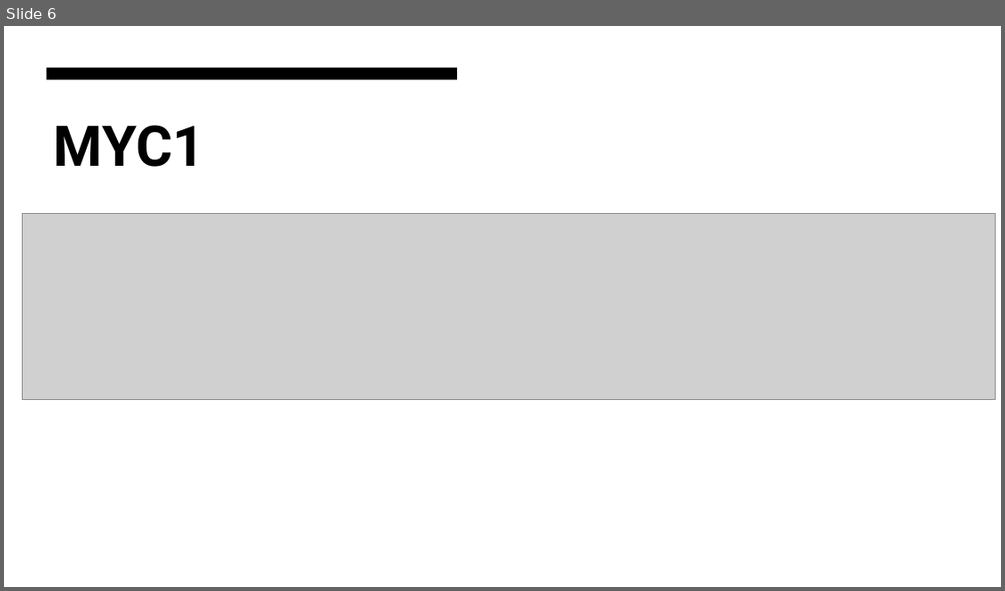
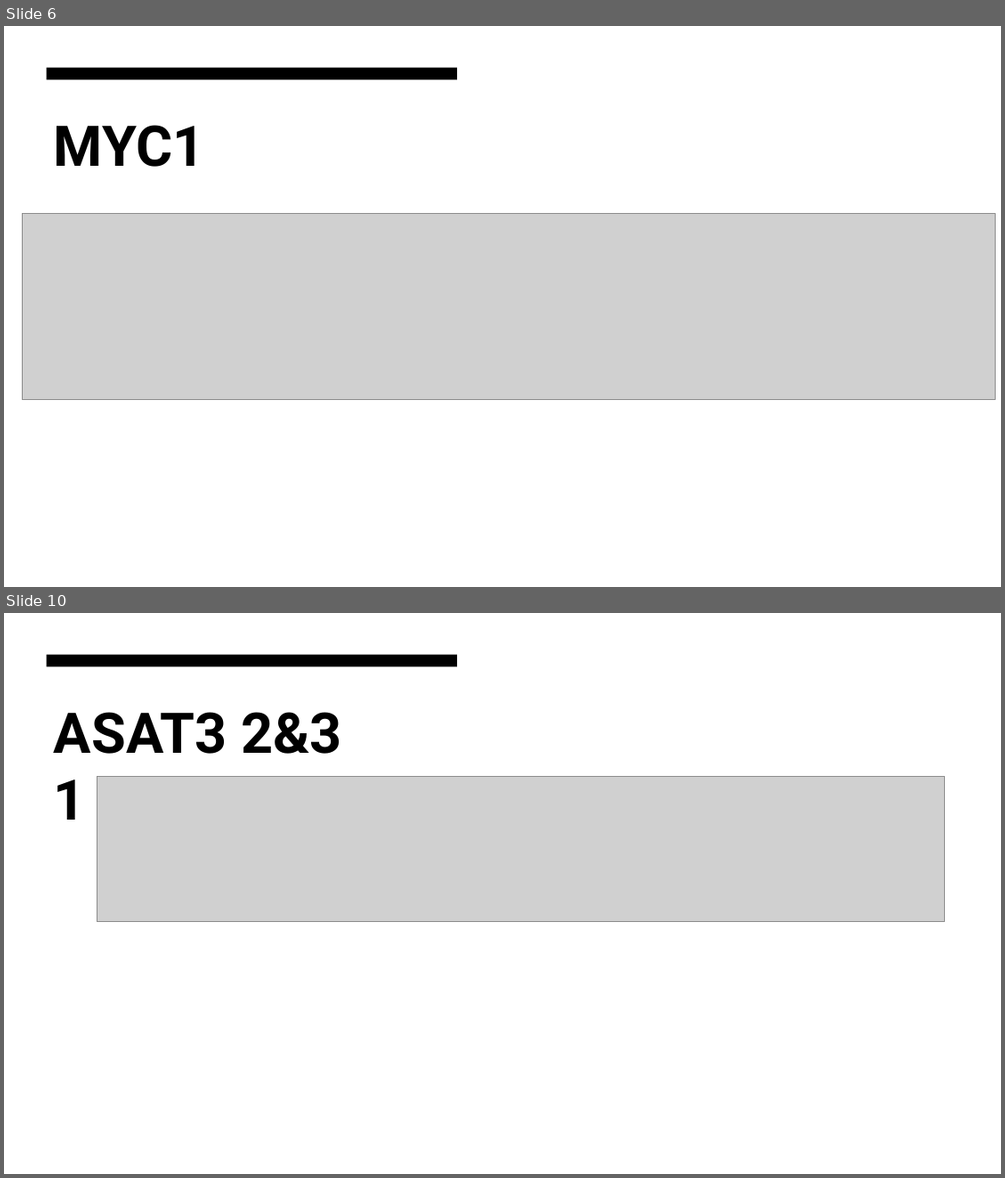
Before and after one commit to gsierrar/primer_design, a slide deck: Primer design.pptx. Shown one above the other, each under a label of ours: slide 6 before the commit, slides 6 and 10 after it; the slides between them are not shown. The pictures are 1005x591 and 1005x1178 pixels, drawn with LibreOffice and Linux fonts; fonts in the diff are those of the drawing; grey boxes stand for pictures. Boxes give left, top, right and bottom in pixels: in the first picture for what was removed or moved away, otherwise in the second. Text is boxed around its words. In the diff, an @@ line names an element or a change of style, - is before the commit and + after.

```diff
--- a/Primer design.pptx
+++ b/Primer design.pptx
@@ slide 10 added at [4, 613, 1001, 1174], background #FFFFFF; not listed: 1 template element that a slide beside it also shows @@
@@ title added at [54, 712, 343, 819], 54 pt, text #000000, bold @@
+ASAT3 2&3
+1
@@ picture added at [97, 776, 944, 922] @@
```
Also in this commit, not shown: 3 other slides added, 1 other file.
